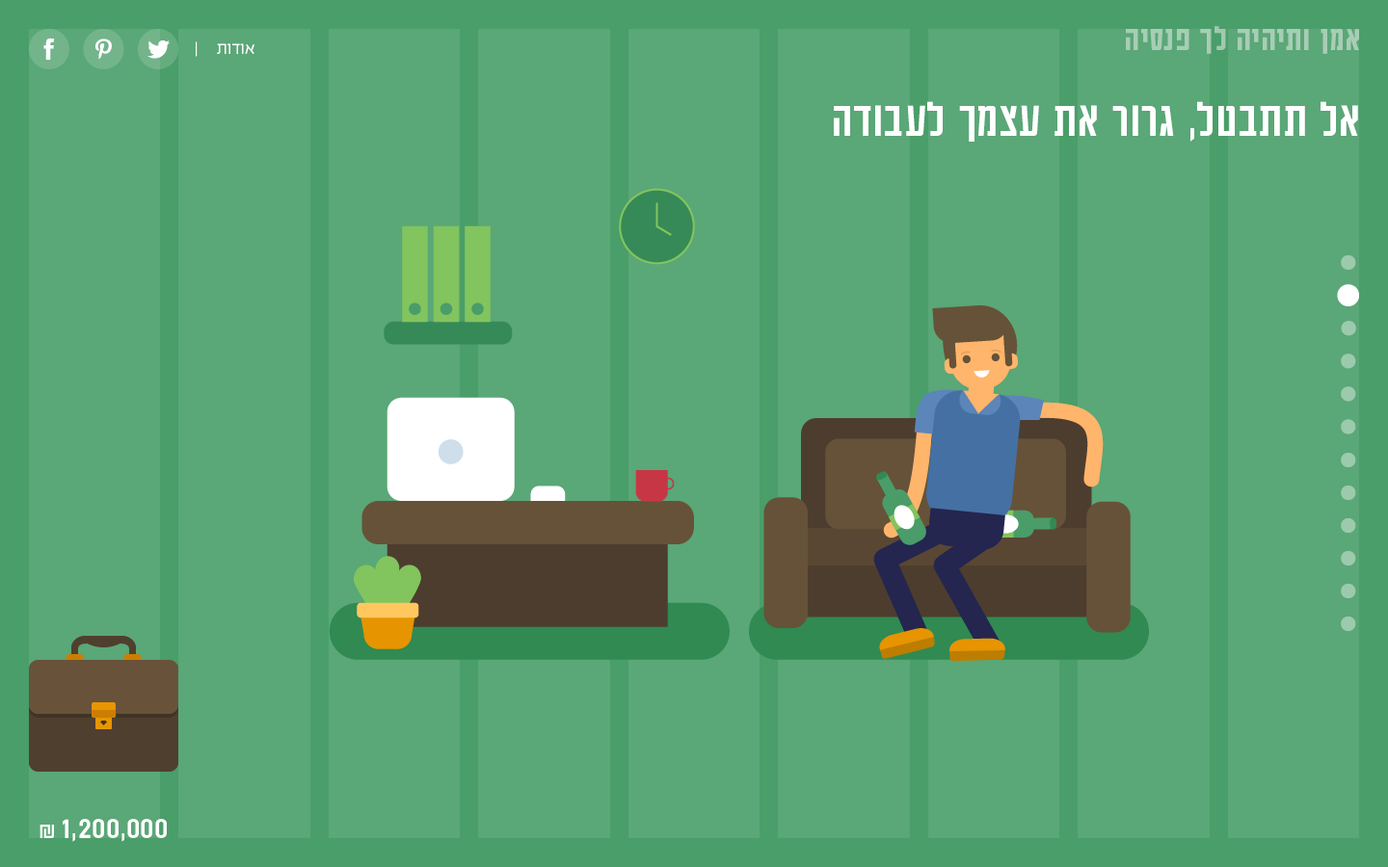
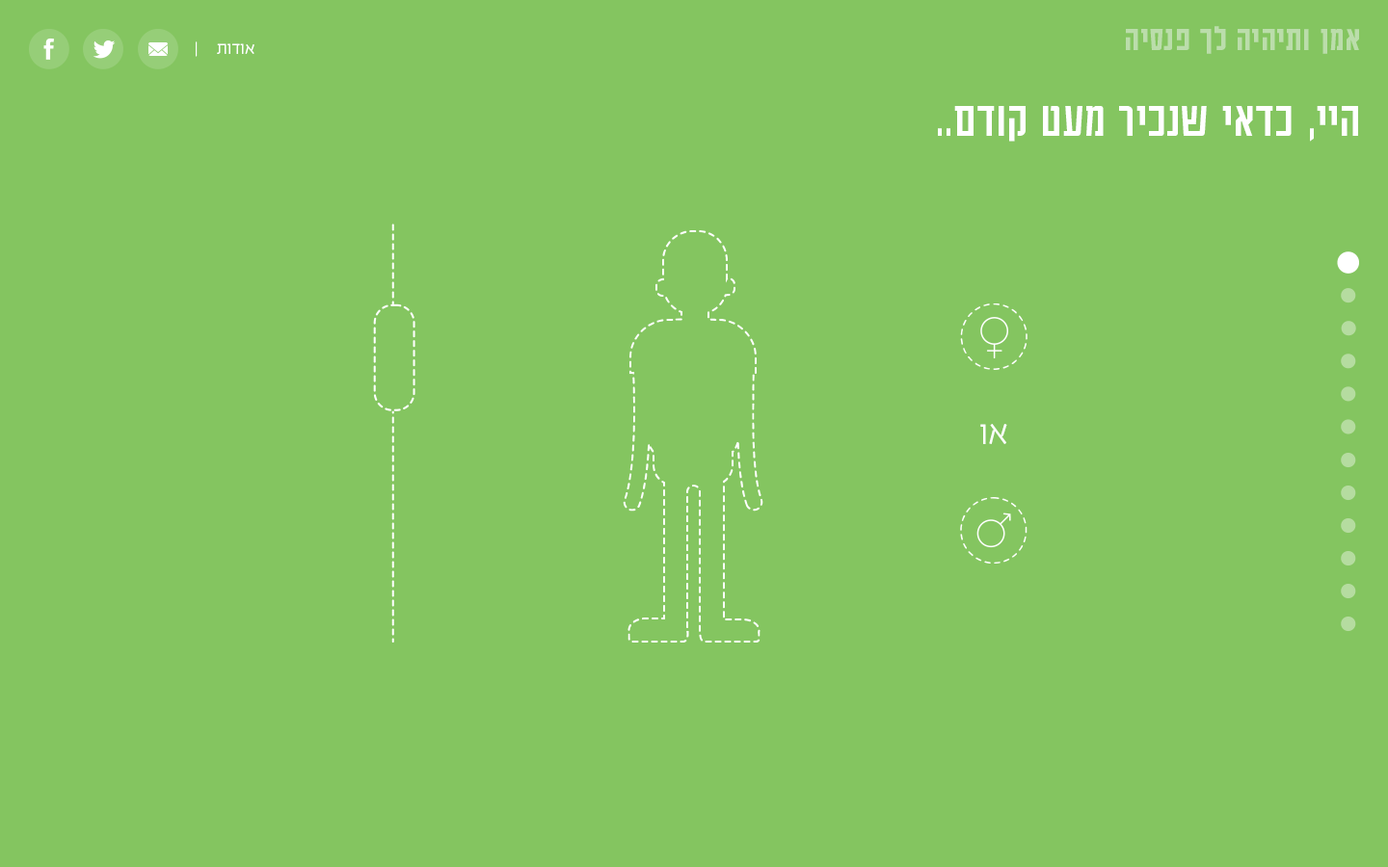
Layers edited between the first and the second 1388px x 867px image:
"<Path>" (3rd of 4, in "<Group>" › "<Group>"): opacity 100% → 15%, moved it into group "<Group>", painted on it over (82, 28, 927, 546)
renamed "<Compound Path>" to "??", moved it out of group "<Group>", painted on it over (95, 38, 1007, 445)
renamed "<Path>" to "<Path> + <Path>", opacity 15% → 100%, moved it out of group "<Group>", painted on it over (82, 28, 764, 643)
renamed "<Compound Path>" to "<Path> + <Path>", moved it out of group "<Group>", painted on it over (147, 40, 1028, 564)
renamed "1,200,000 ₪" to "<Group>", opacity 100% → 40%, moved it into group "<Group>", painted on it over (39, 551, 1356, 843)
removed group "grid" (9 layers) (was 90%) over (28, 28, 1359, 839)
renamed "<Path>" to "<Group>", opacity 10% → 40%, moved it into group "<Group>", painted on it over (28, 28, 1356, 839)
renamed "<Path>" to "<Group>", opacity 10% → 40%, moved it into group "<Group>", painted on it over (178, 28, 1356, 839)
renamed "<Path>" to "<Group>", opacity 10% → 40%, moved it into group "<Group>", painted on it over (328, 28, 1356, 839)
renamed "<Path>" to "<Group>", opacity 10% → 40%, moved it into group "<Group>", painted on it over (477, 28, 1356, 839)
renamed "<Path>" to "<Group>", opacity 10% → 40%, moved it into group "<Group>", painted on it over (628, 28, 1356, 839)
renamed "<Path>" to "<Group>", opacity 10% → 40%, moved it into group "<Group>", painted on it over (777, 28, 1356, 839)
renamed "<Path>" to "<Group>", opacity 10% → 40%, moved it into group "<Group>", painted on it over (927, 28, 1356, 839)
renamed "background" to "???, ???? ????? ??? ????..", painted on it over (0, 0, 1388, 867)
renamed "<Group>" to "background", moved it out of group "<Group>", painted on it over (0, 0, 1388, 867)
…and 60 more changes (1 added, 7 opacity, 14 painted, 42 removed, 7 renamed, 15 stack)
